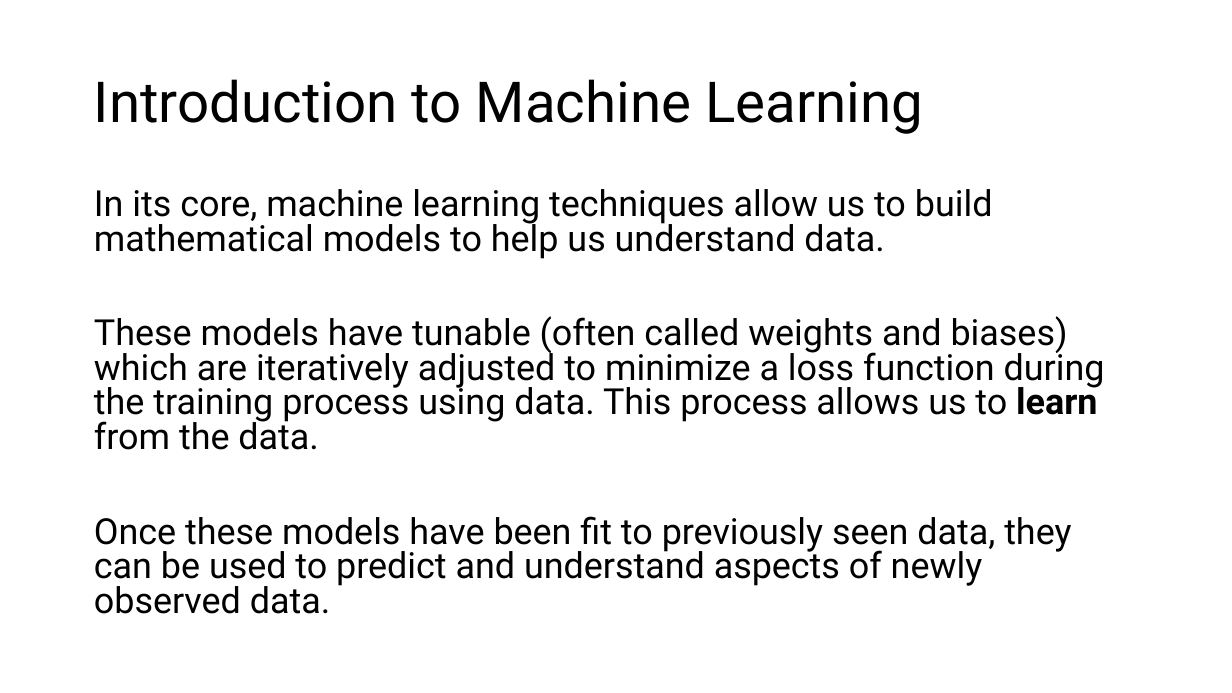
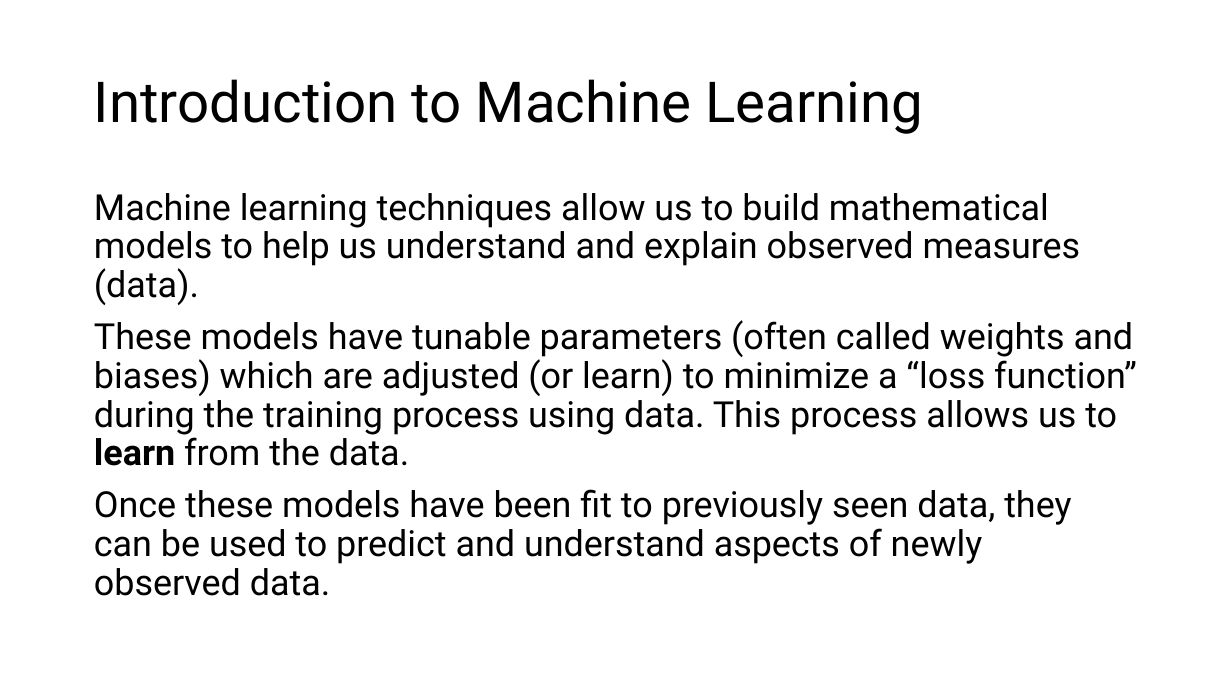
Before and after one commit to dguari1/AIforMovementScience, a slide deck: slide 2 of Introduction to Machine Learning.pptx. Drawn at 1232x693 pixels with LibreOffice and Linux fonts; fonts in the diff are those of the drawing. Boxes give left, top, right and bottom in pixels: in the first picture for what was removed or moved away, otherwise in the second. Text is boxed around its words. In the diff, an @@ line names an element or a change of style, - is before the commit and + after.

```diff
--- a/Introduction to Machine Learning.pptx
+++ b/Introduction to Machine Learning.pptx
@@ text at <box>94,193,1137,466</box>: text changed @@
-In its core, machine learning techniques allow us to build mathematical models to help us understand data.
-These models have tunable (often called weights and biases) which are iteratively adjusted to minimize a loss function during the training process using data. This process allows us to learn from the data.
+Machine learning techniques allow us to build mathematical models to help us understand and explain observed measures (data).
+These models have tunable parameters (often called weights and biases) which are adjusted (or learn) to minimize a “loss function” during the training process using data. This process allows us to learn from the data.
@@ text at <box>94,489,1071,596</box>: line spacing 0.8 to 0.9 @@
```
Also in this commit, not shown: 2 other slides changed, 1 slide added, 2 other files.
